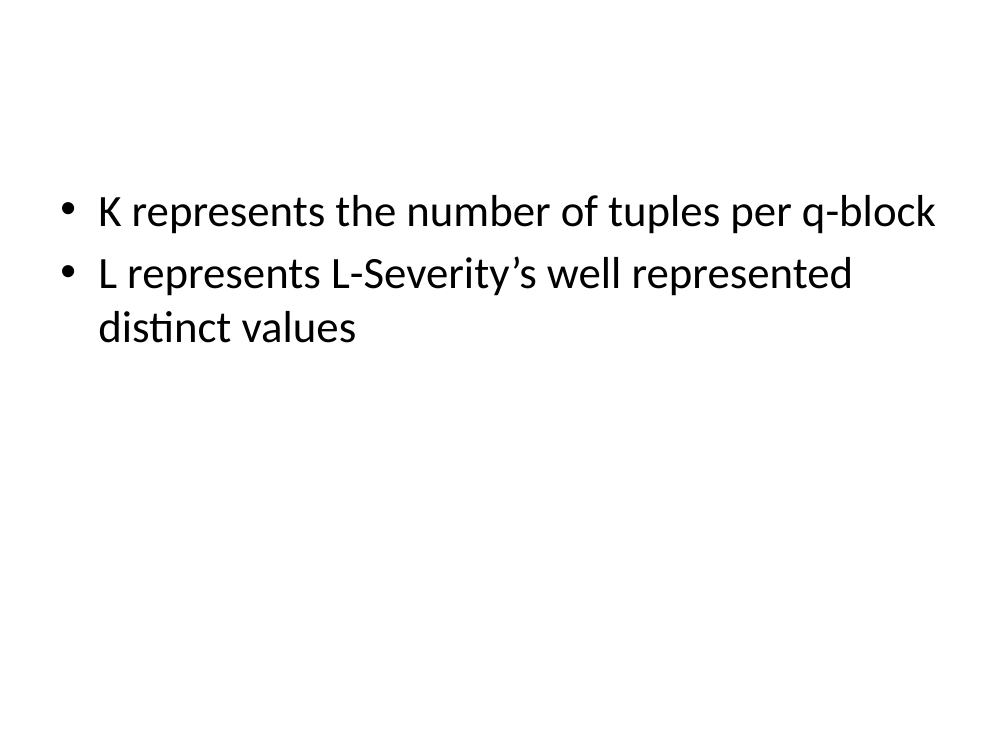
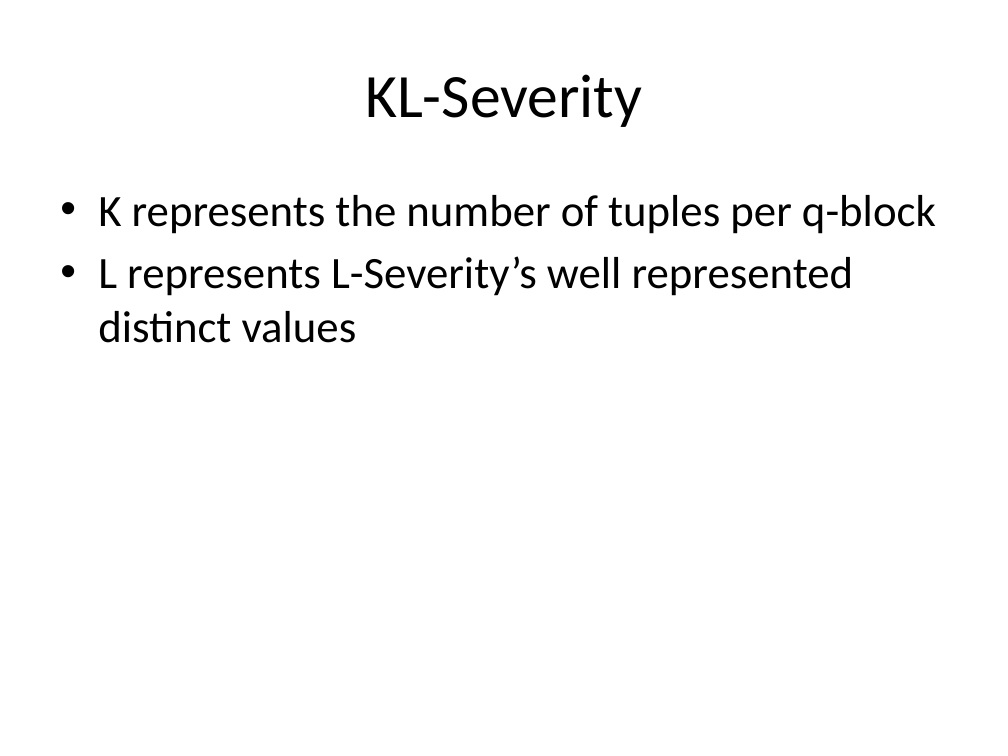
Before and after one commit to jayvelasco1990/big-data, a slide deck: slide 30 of Final Project/draft_presentation.pptx (slide 37 before the commit). Drawn at 1008x756 pixels with LibreOffice and Linux fonts; fonts in the diff are those of the drawing. Boxes give left, top, right and bottom in pixels: in the first picture for what was removed or moved away, otherwise in the second. Text is boxed around its words. In the diff, an @@ line names an element or a change of style, - is before the commit and + after.

```diff
--- a/Final Project/draft_presentation.pptx
+++ b/Final Project/draft_presentation.pptx
@@ title added at box(365, 74, 642, 127), 44 pt, text #000000 @@
+KL-Severity
```
Also in this commit, not shown: 13 slides added, 1 slide removed, 1 other file.
